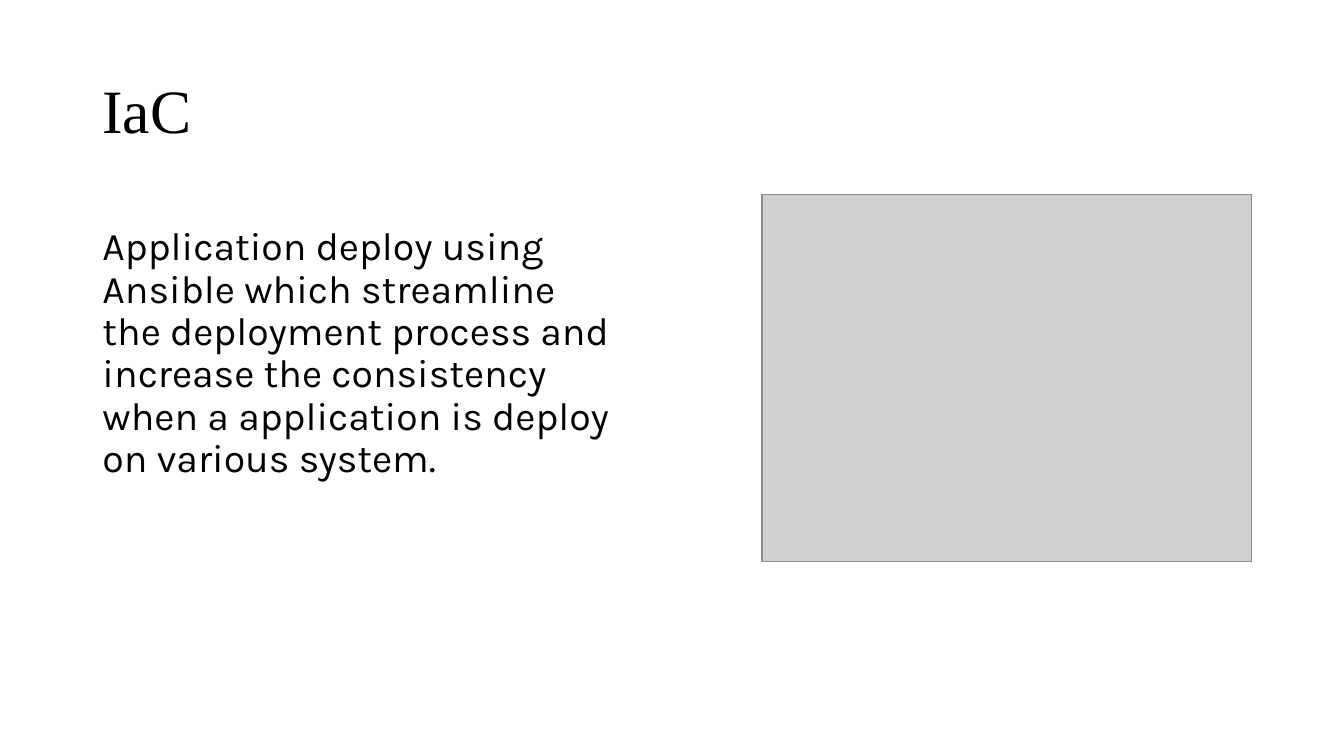
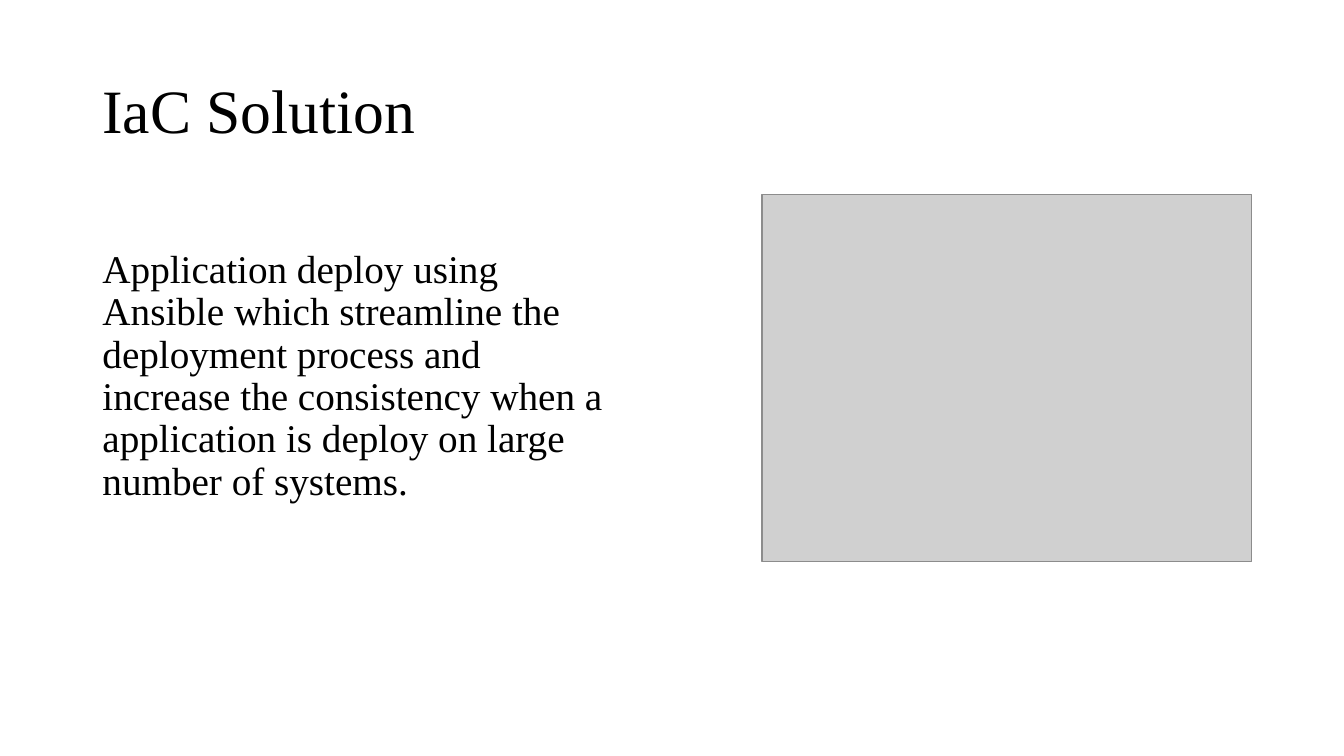
Before and after one commit to LeQA/VPBank-Hackathon, a slide deck: slide 14 of Cloud security challenge.pptm (slide 6 before the commit). Drawn at 1344x756 pixels with LibreOffice and Linux fonts; fonts in the diff are those of the drawing; grey boxes stand for pictures. Boxes give left, top, right and bottom in pixels: in the first picture for what was removed or moved away, otherwise in the second. Text is boxed around its words. In the diff, an @@ line names an element or a change of style, - is before the commit and + after.

```diff
--- a/Cloud security challenge.pptm
+++ b/Cloud security challenge.pptm
@@ title at (x1=102, y1=90, x2=416, y2=134): text changed @@
-IaC
+IaC Solution
@@ text at (x1=102, y1=255, x2=602, y2=502): text changed; font Karla to Times New Roman @@
-Application deploy using Ansible which streamline the deployment process and increase the consistency when a application is deploy on various system.
+Application deploy using Ansible which streamline the deployment process and increase the consistency when a application is deploy on large number of systems.
```
Also in this commit, not shown: 13 other slides changed, 4 slides added, 1 slide removed, 1 other file.
